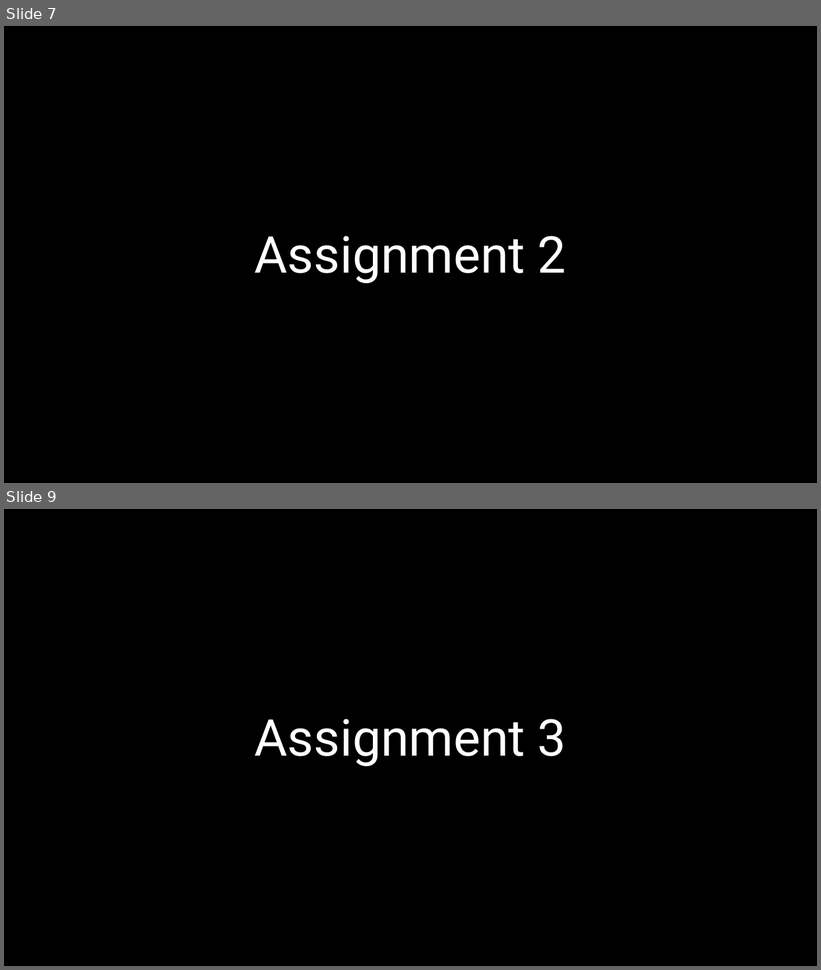
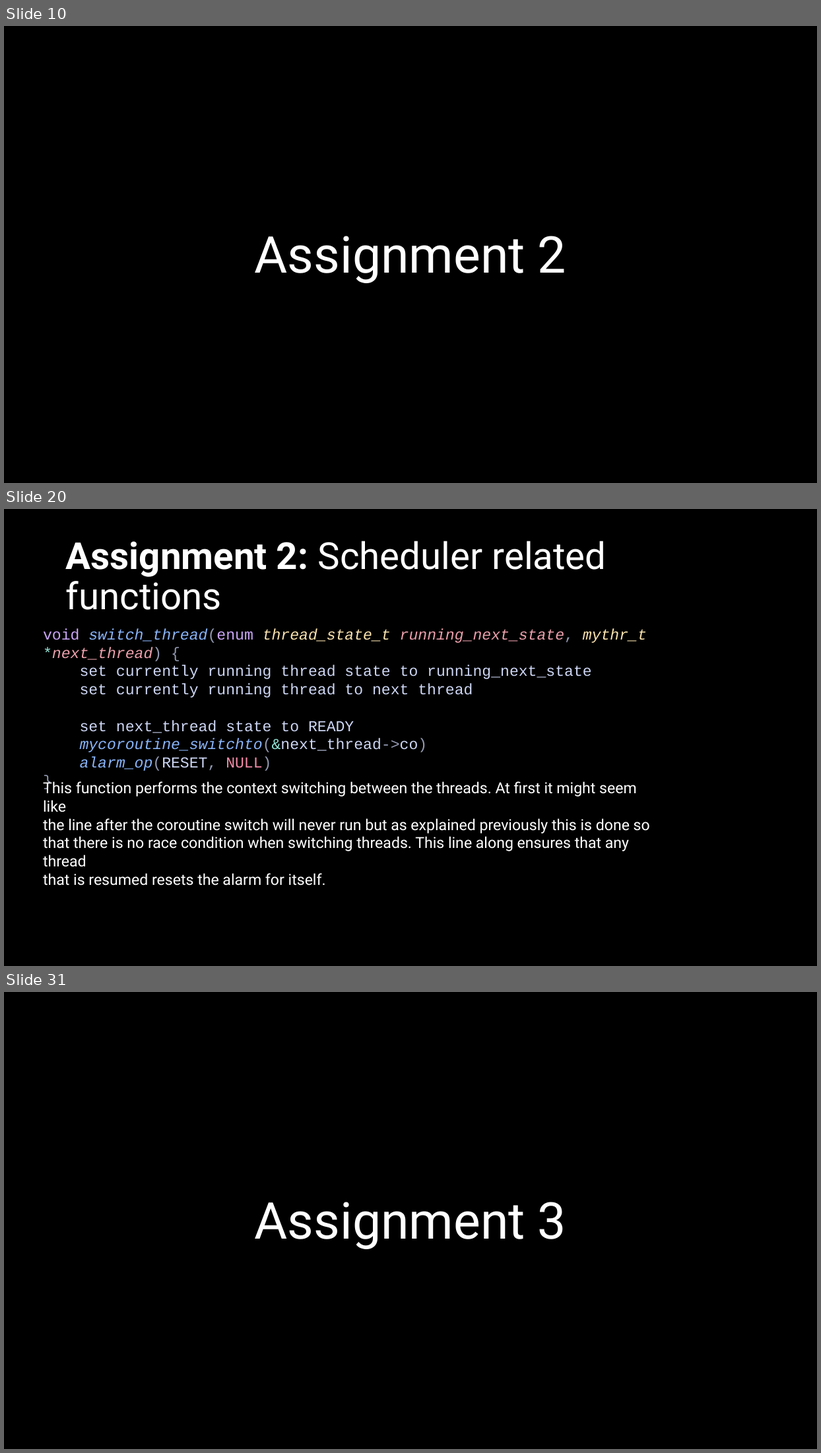
Before and after one commit to ACrispyCookie/ECE321-Concurrent-Programming, a slide deck: Project4/G9-4.pptx. Shown one above the other, each under a label of ours: slides 7 and 9 before the commit, slides 10, 20 and 31 after it; the slides between them are not shown. The pictures are 821x970 and 821x1453 pixels, drawn with LibreOffice and Linux fonts; fonts in the diff are those of the drawing. Boxes give left, top, right and bottom in pixels: in the first picture for what was removed or moved away, otherwise in the second. Text is boxed around its words. In the diff, an @@ line names an element or a change of style, - is before the commit and + after.

```diff
--- a/Project4/G9-4.pptx
+++ b/Project4/G9-4.pptx
@@ slide 20 added at (4,509,817,966), background #000000 @@
@@ title added at (66,541,606,610), 44 pt, text #FFFFFF @@
+Assignment 2: Scheduler related functions
@@ text added at (43,628,647,771), 18 pt, text #CDD6F4 @@
+void switch_thread(enum thread_state_t running_next_state, mythr_t *next_thread) {
+set currently running thread state to running_next_state
+set currently running thread to next thread
+set next_thread state to READY
+mycoroutine_switchto(&next_thread->co)
+alarm_op(RESET, NULL)
+}
@@ text added at (43,780,650,886), 18 pt, text #FFFFFF @@
+This function performs the context switching between the threads. At first it might seem like
+the line after the coroutine switch will never run but as explained previously this is done so
+that there is no race condition when switching threads. This line along ensures that any thread
+that is resumed resets the alarm for itself.
@@ what was slide 7 is now slide 10 @@
@@ what was slide 9 is now slide 31 @@
```
Also in this commit, not shown: 6 slides changed, 26 other slides added, 6 other files.
